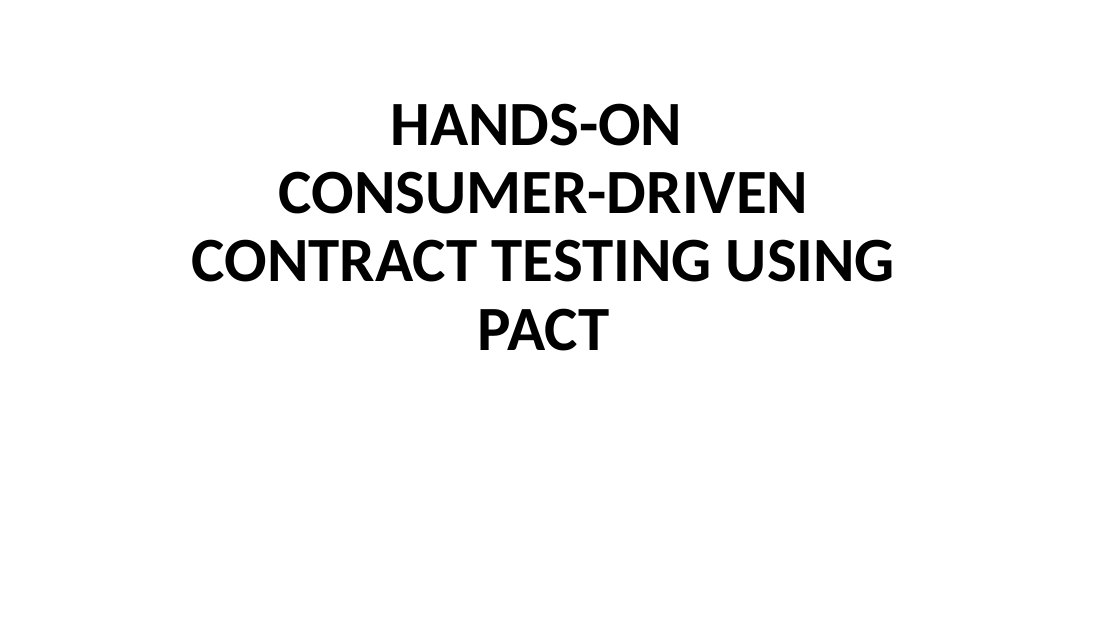
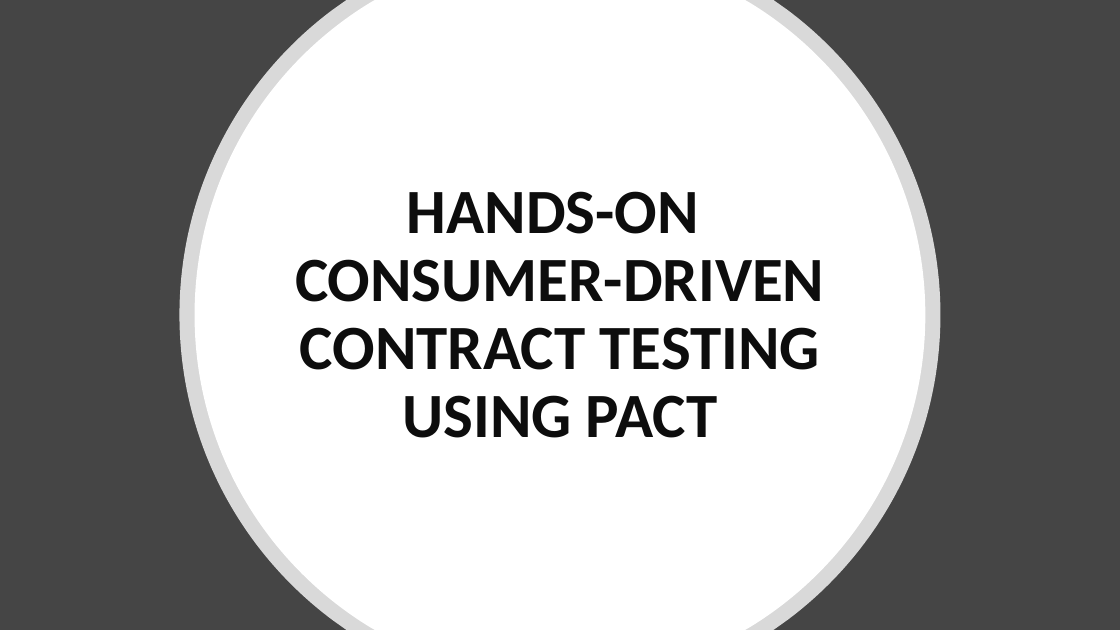
Before and after one commit to Kiranmoy/SpringBootRestService, a slide deck: slide 1 of setup-guide/Hands-on Pact.pptx. Drawn at 1120x630 pixels with LibreOffice and Linux fonts; fonts in the diff are those of the drawing. Boxes give left, top, right and bottom in pixels: in the first picture for what was removed or moved away, otherwise in the second. Text is boxed around its words. In the diff, an @@ line names an element or a change of style, - is before the commit and + after.

Commit message:
finalized PPT design and completed session 1 & 2 slides

```diff
--- a/setup-guide/Hands-on Pact.pptx
+++ b/setup-guide/Hands-on Pact.pptx
@@ background #FFFFFF to #454545 @@
@@ freeform shape added at box(180, 0, 941, 630), fill #FFFFFF at 80% opacity @@
@@ freeform shape added at box(195, 0, 926, 630), fill #FFFFFF @@
@@ title "HANDS-ON CONSUMER-DRIVEN CONTRACT TESTING USING ...": place and size @@
-title "HANDS-ON CONSUMER-DRIVEN CONTRACT TESTING USING ..." at box(192, 103, 895, 351)
+title "HANDS-ON CONSUMER-DRIVEN CONTRACT TESTING USING ..." at box(295, 191, 824, 438)
@@ title "HANDS-ON CONSUMER-DRIVEN CONTRACT TESTING USING ..." at box(295, 191, 824, 438): text colour #000000 to #0D0D0D; vertical alignment bottom to middle @@
```
Also in this commit, not shown: 9 other slides changed, 15 slides added, 2 slides removed.
